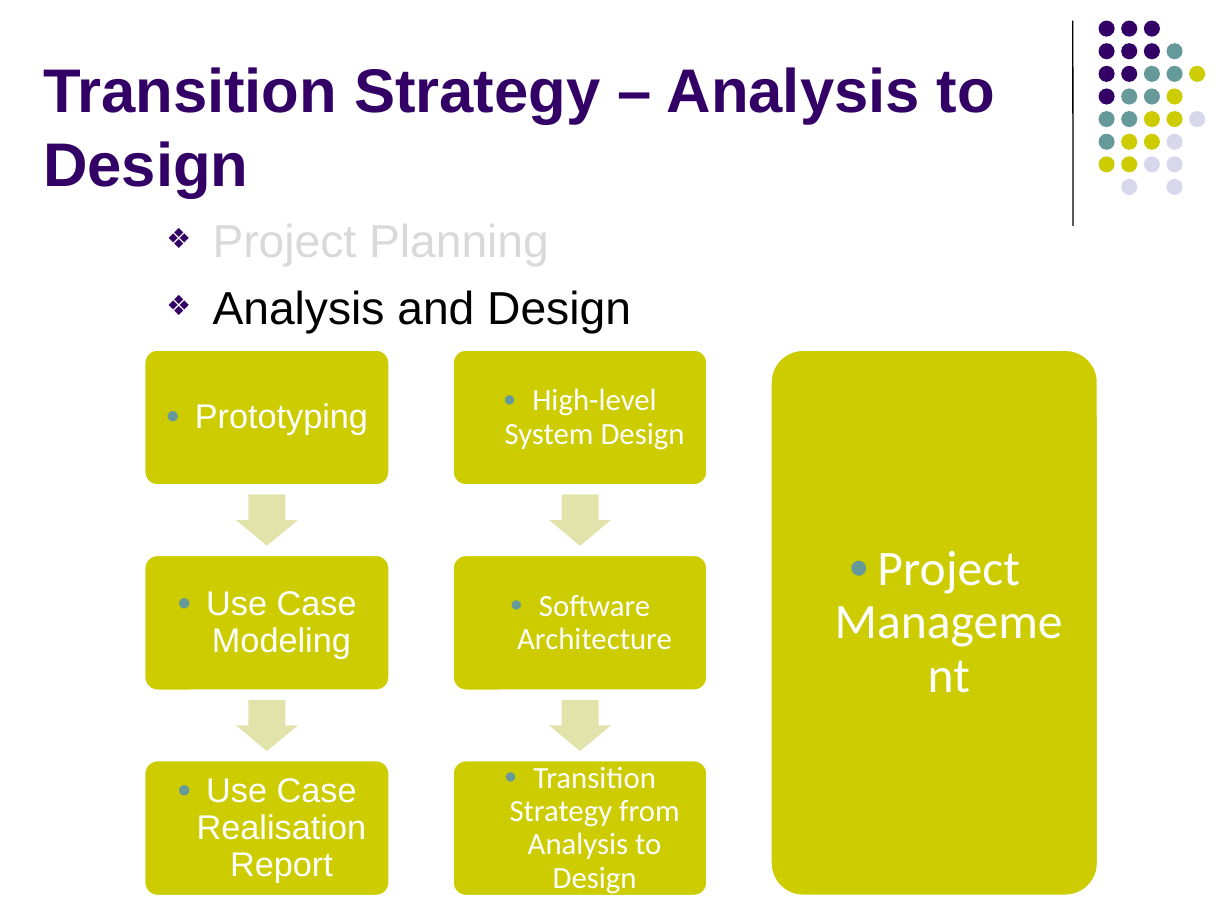
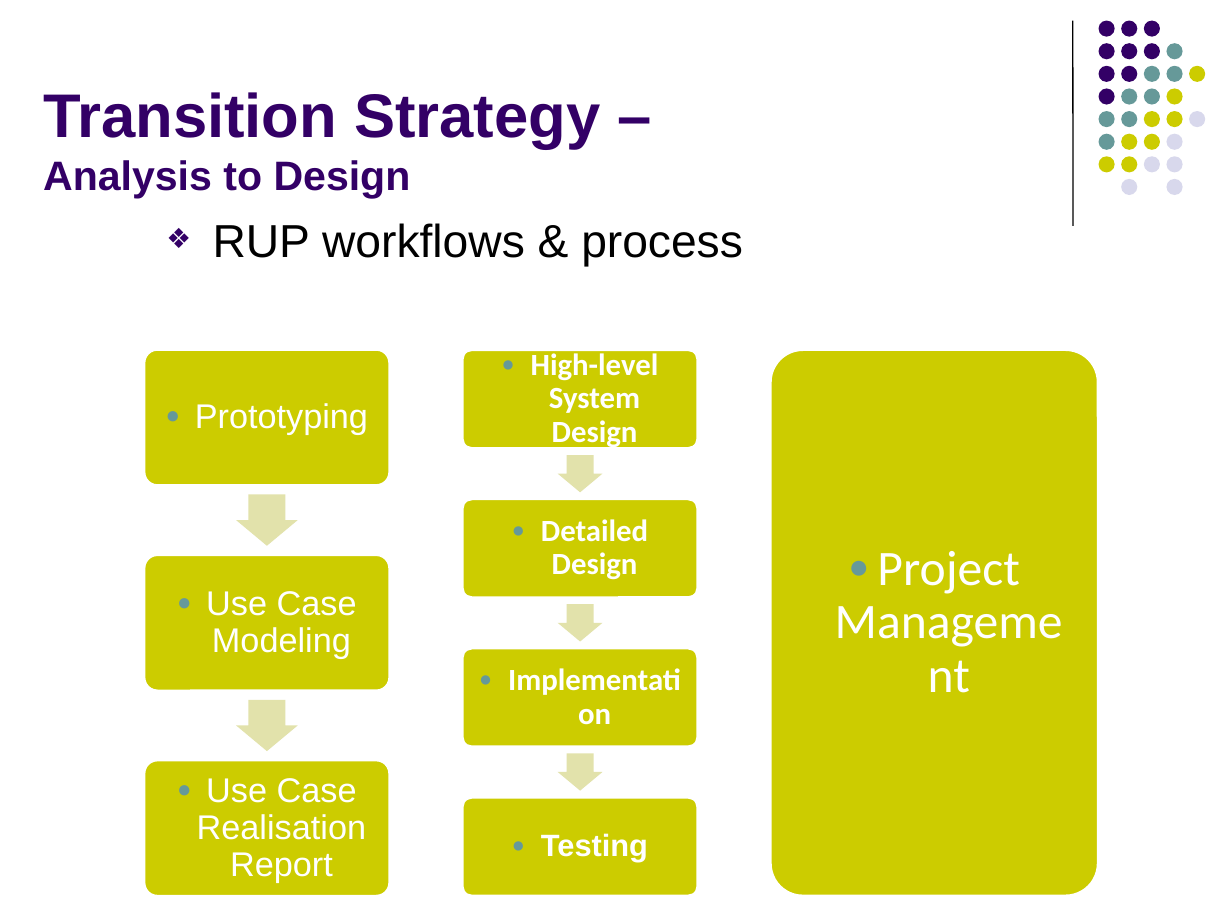
Before and after one commit to imireasa/mtech-se18-t08s, a slide deck: slide 18 of docs/W-9 Working Document/W-9.3 Presentation Slides/Phase 2/vms_presentation_2_v0.1.pptx (slide 21 before the commit). Drawn at 1232x924 pixels with LibreOffice and Linux fonts; fonts in the diff are those of the drawing. Boxes give left, top, right and bottom in pixels: in the first picture for what was removed or moved away, otherwise in the second. Text is boxed around its words. In the diff, an @@ line names an element or a change of style, - is before the commit and + after.

```diff
--- a/docs/W-9 Working Document/W-9.3 Presentation Slides/Phase 2/vms_presentation_2_v0.1.pptx
+++ b/docs/W-9 Working Document/W-9.3 Presentation Slides/Phase 2/vms_presentation_2_v0.1.pptx
@@ title "Transition Strategy – Analysis to ..." at box(43, 92, 600, 199): size 36 to 24 pt in "Analysis to Design" @@
@@ text at box(213, 223, 743, 267): text changed @@
-❖ Project Planning
-❖ Analysis and Design
+❖ RUP workflows & process
@@ rounded rectangle: place and size @@
-rounded rectangle at box(452, 349, 708, 485)
+rounded rectangle at box(462, 350, 699, 450)
@@ text "High-level System Design": place and size @@
-text "High-level System Design" at box(505, 388, 685, 450)
+text "High-level System Design" at box(531, 349, 659, 450)
@@ text "High-level System Design" at box(531, 349, 659, 450): bold on @@
@@ right arrow: place and size @@
-right arrow at box(549, 494, 611, 546)
+right arrow at box(558, 455, 602, 492)
@@ rounded rectangle: place and size @@
-rounded rectangle at box(452, 554, 708, 691)
+rounded rectangle at box(462, 499, 699, 599)
@@ text removed at box(517, 595, 672, 650) @@
-● Software Architecture
@@ text removed at box(510, 766, 679, 896) @@
-● Transition Strategy from Analysis to Design
@@ right arrow: place and size @@
-right arrow at box(549, 700, 611, 752)
+right arrow at box(558, 753, 602, 790)
@@ rounded rectangle: place and size @@
-rounded rectangle at box(452, 760, 708, 897)
+rounded rectangle at box(462, 797, 699, 897)
@@ group added at box(462, 519, 699, 862): 3 texts, 1 right arrow, 1 rounded rectangle @@
+● Detailed Design
+● Implementation
+● Testing
```
Also in this commit, not shown: 8 other slides changed, 1 slide added, 8 slides removed, 2 other files.
